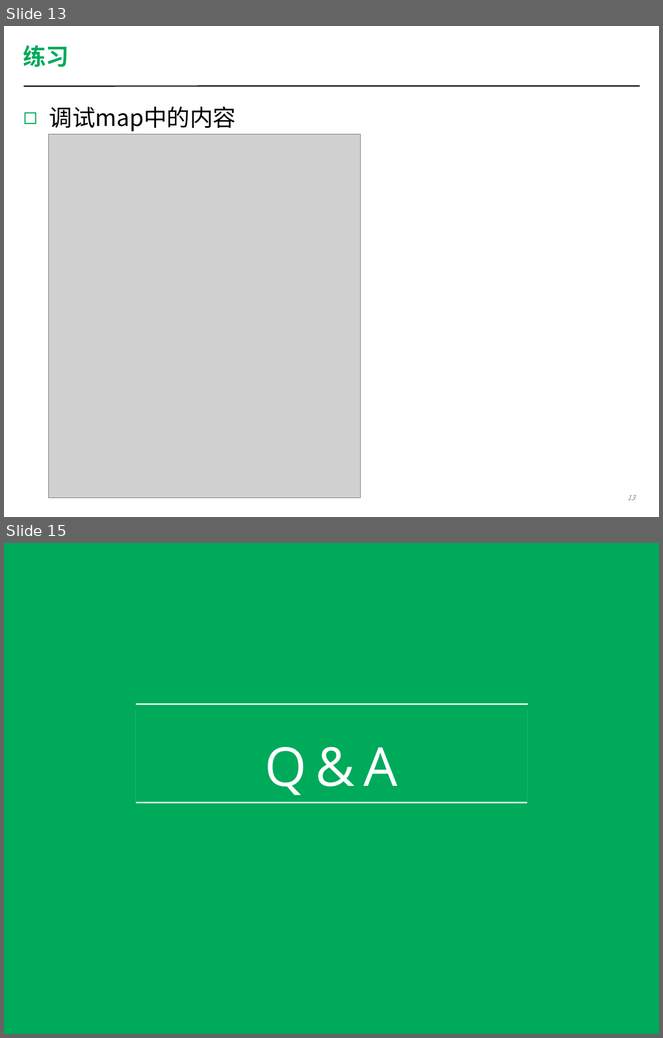
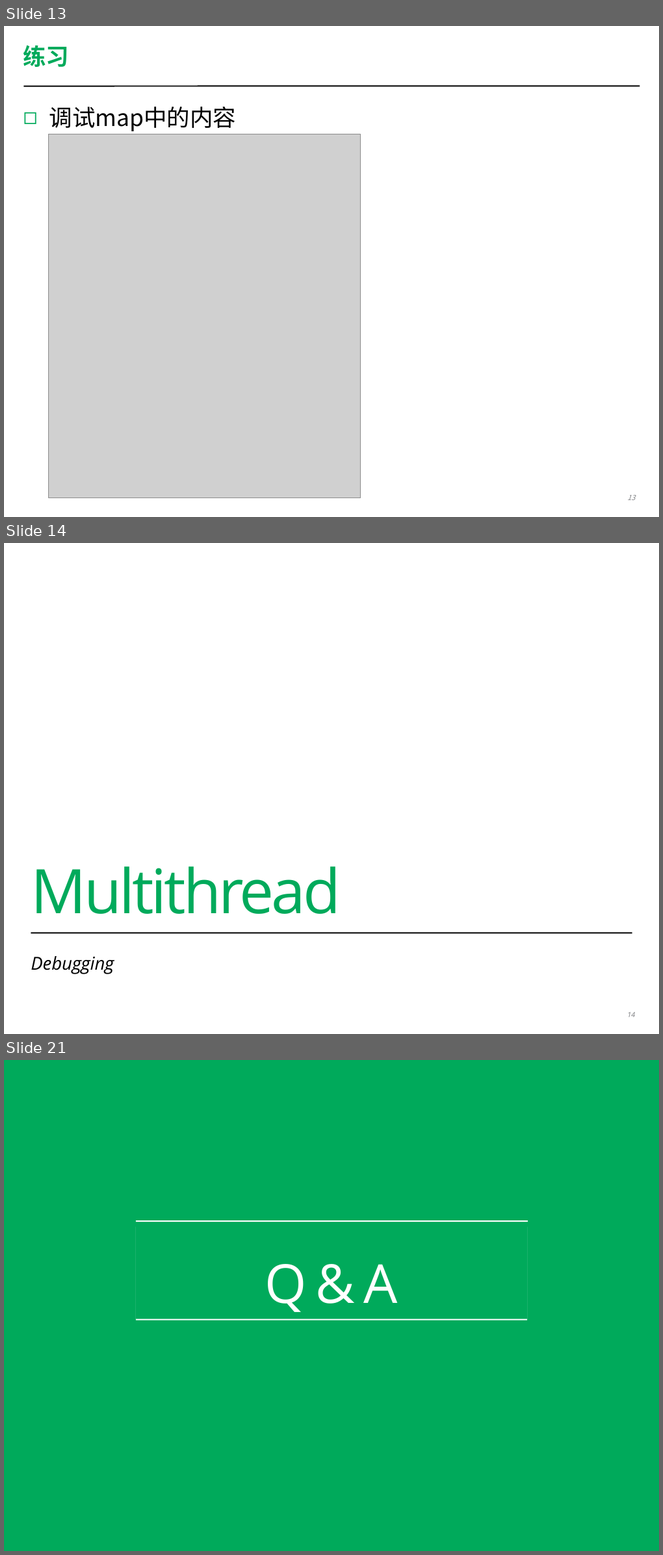
Before and after one commit to coney/c-training, a slide deck: Debug/Debug-SH/session2/Debugging Workshop 2.pptx. Shown one above the other, each under a label of ours: slides 13 and 15 before the commit, slides 13, 14 and 21 after it; the slides between them are not shown. The pictures are 663x1038 and 663x1555 pixels, drawn with LibreOffice and Linux fonts; fonts in the diff are those of the drawing; grey boxes stand for pictures; background and template pictures are left out. Boxes give left, top, right and bottom in pixels: in the first picture for what was removed or moved away, otherwise in the second. Text is boxed around its words. In the diff, an @@ line names an element or a change of style, - is before the commit and + after.

```diff
--- a/Debug/Debug-SH/session2/Debugging Workshop 2.pptx
+++ b/Debug/Debug-SH/session2/Debugging Workshop 2.pptx
@@ slide 14 added at (x1=4, y1=543, x2=659, y2=1034), background #FFFFFF @@
@@ title added at (x1=31, y1=867, x2=341, y2=914), 96 pt, text #00AA5B @@
+Multithread
@@ line added from (31, 933) to (633, 933), #000000 2 pt @@
@@ text added at (x1=31, y1=956, x2=114, y2=975), 28 pt, text #000000, italic @@
+Debugging
@@ page number added at (x1=627, y1=1012, x2=635, y2=1017), 11 pt, text #808184, italic @@
+14
@@ what was slide 15 is now slide 21 @@
```
Also in this commit, not shown: 4 slides changed, 6 other slides added, 1 slide removed, 29 other files.
